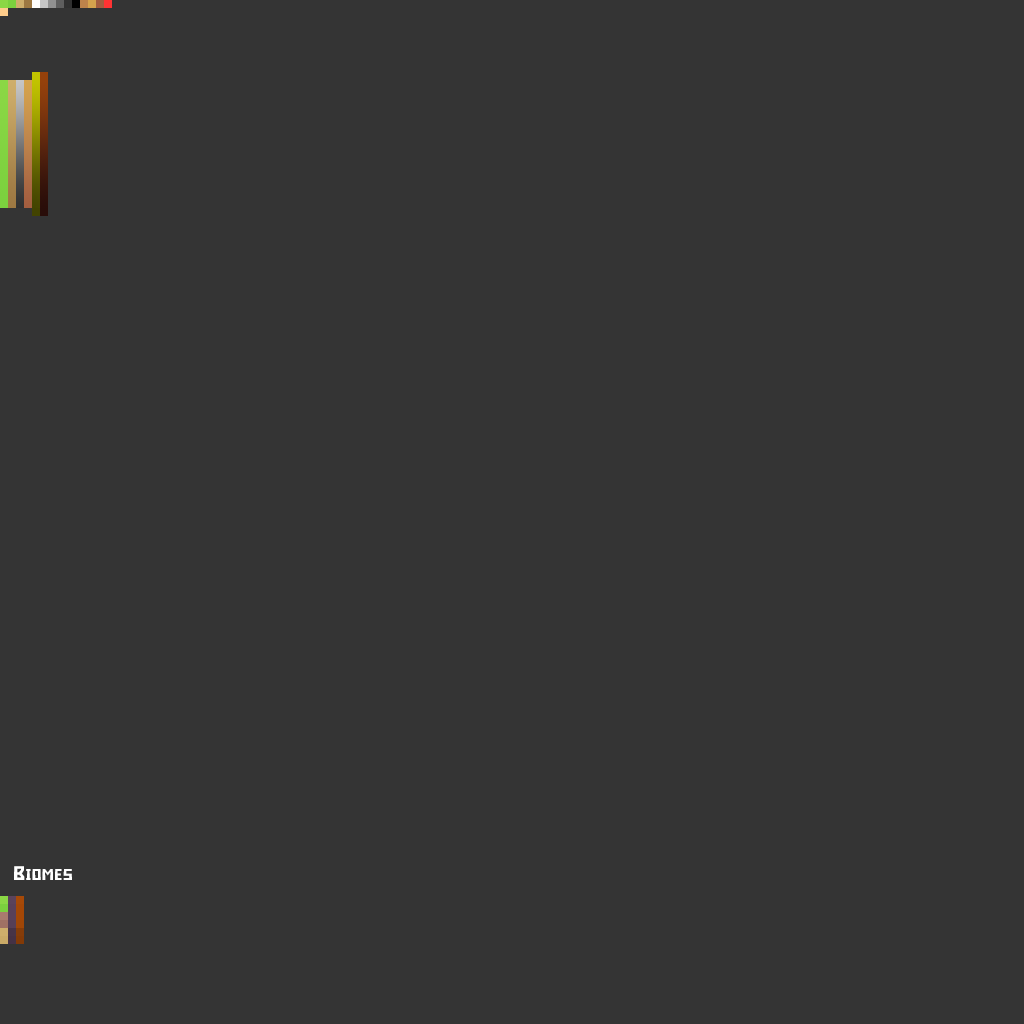
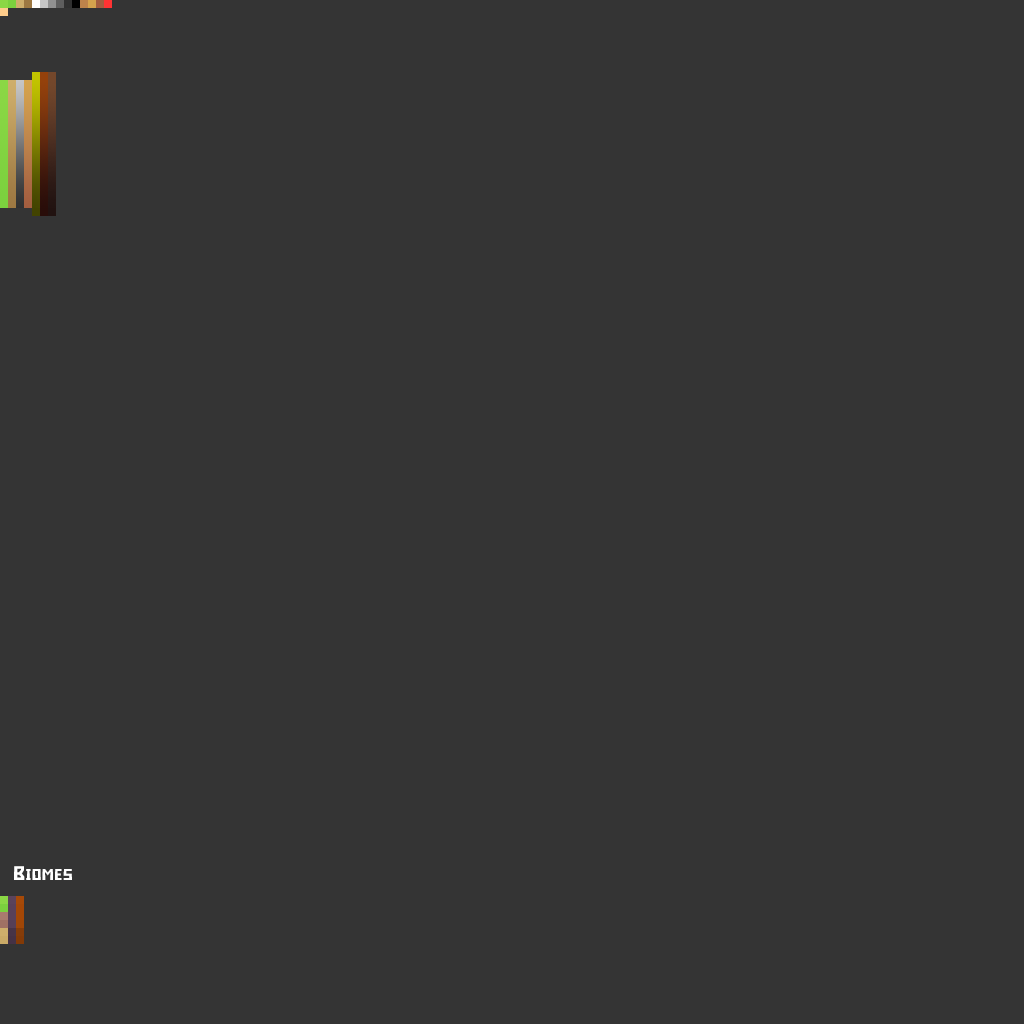
Layered file, before and after one edit (1024 x 1024). Changes by layer:
painted on "Background" over [48, 72, 56, 216]
